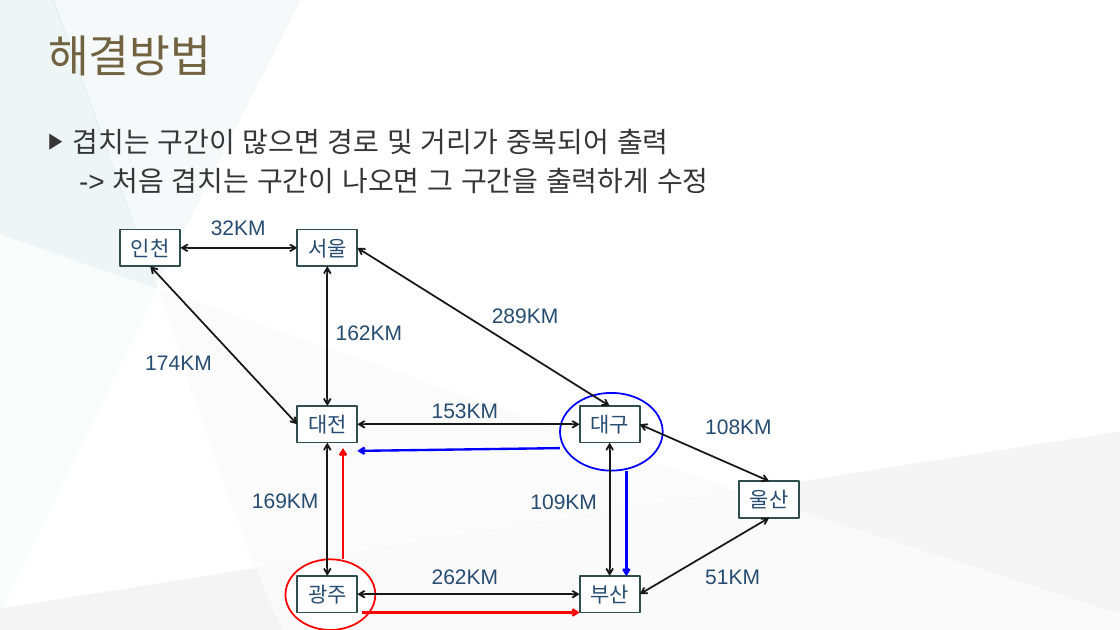
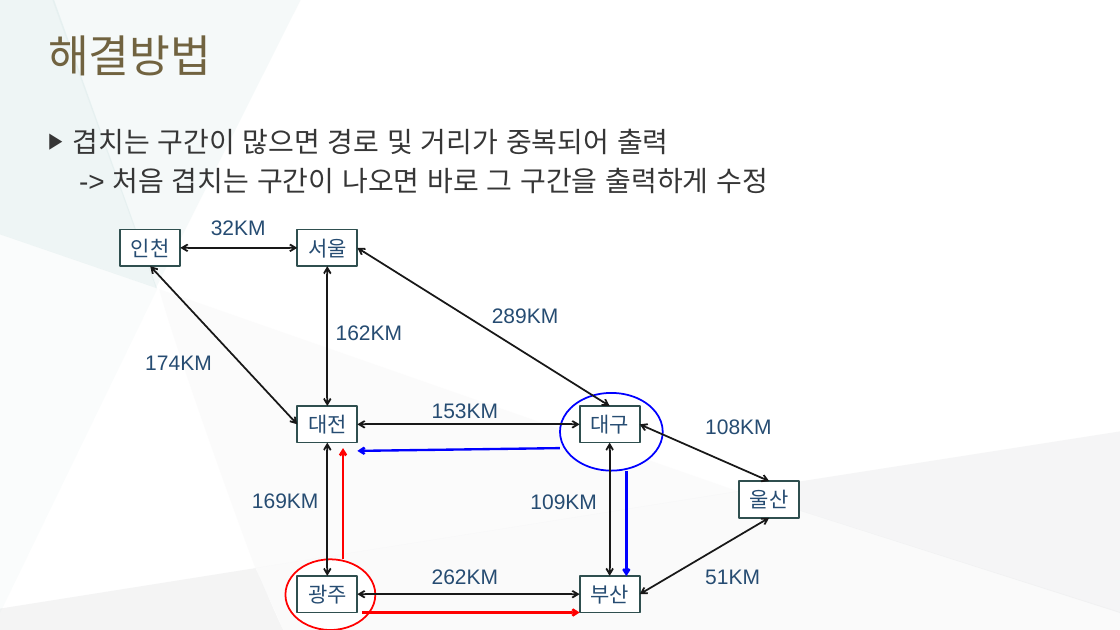
Before and after one commit to rlagusgh0223/Likelion, a slide deck: slide 6 of python/navigation/길 찾기 프로그램.pptx. Drawn at 1120x630 pixels with LibreOffice and Linux fonts; fonts in the diff are those of the drawing. Boxes give left, top, right and bottom in pixels: in the first picture for what was removed or moved away, otherwise in the second. Text is boxed around its words. In the diff, an @@ line names an element or a change of style, - is before the commit and + after.

```diff
--- a/python/navigation/길 찾기 프로그램.pptx
+++ b/python/navigation/길 찾기 프로그램.pptx
@@ text at <box>113,167,769,194</box>: text changed @@
--> 처음 겹치는 구간이 나오면 그 구간을 출력하게 수정
+-> 처음 겹치는 구간이 나오면 바로 그 구간을 출력하게 수정
```
Also in this commit, not shown: 2 other slides changed, 2 other files.
